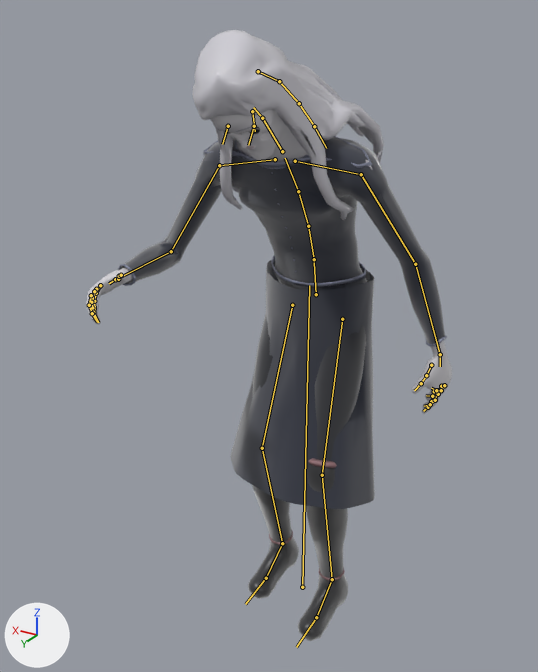
What one commit did to the glTF model creatures/models/people/calanmai_1.gltf.
Camera for both pictures: a 50 mm camera at (-1.015, 1.936, 1.953) aimed at (0.036, 0.184, 1.077). The lights are fixed; the arrows at lower left show +X, +Y and +Z. The first picture is the older version. Both versions are drawn at frame 32 of the action 'bow'; the numbers are the values there. The bones that bend it are drawn over the model as lines.

Names of what the first picture shows: 'calanmai_1'.
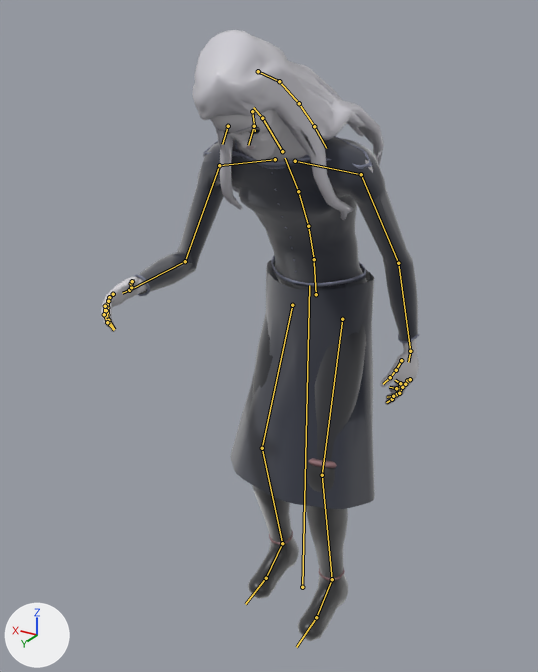
What differs and where, as boxes (x1, y1, x2, y2) in the pictures (538 x 672 px):
'calanmai_1', posed (13% narrower)
    before: (86, 30, 452, 641)
    after: (101, 30, 419, 641)
bone 'LeftUpperArm', root to tip
    before: (361, 174) to (415, 264)
    after: (361, 174) to (398, 263)
bone 'RightUpperArm', root to tip
    before: (219, 165) to (171, 251)
    after: (219, 165) to (185, 261)

Patch to the scene script:
```diff
--- a/creatures/models/people/calanmai_1.gltf.py
+++ b/creatures/models/people/calanmai_1.gltf.py
@@ bone_leftupperarm @@
 bone_leftupperarm = bpy.data.objects['Armature'].pose.bones['LeftUpperArm']  # child of 'LeftShoulder'
-bone_leftupperarm.rotation_quaternion = (0.833, -0.552, -0.002, -0.038)  # degrees (-67, -3, -4)
+bone_leftupperarm.rotation_quaternion = (0.782, -0.623, -0.008, -0.032)  # degrees (-77, -3, -2)
@@ bone_rightupperarm @@
 bone_rightupperarm = bpy.data.objects['Armature'].pose.bones['RightUpperArm']  # child of 'RightShoulder'
-bone_rightupperarm.rotation_quaternion = (0.873, -0.382, 0.244, 0.179)  # degrees (-45, 34, 9)
+bone_rightupperarm.rotation_quaternion = (0.834, -0.458, 0.237, 0.195)  # degrees (-55, 35, 8)
```
